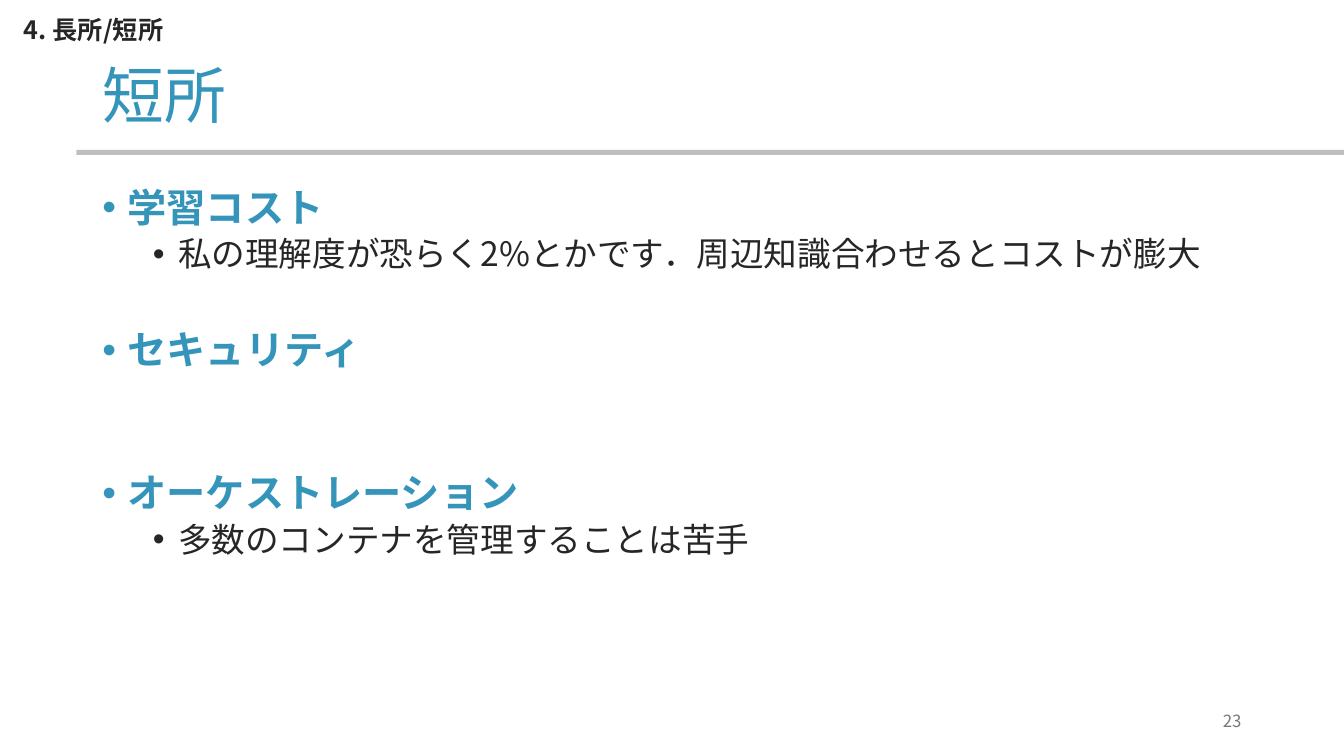
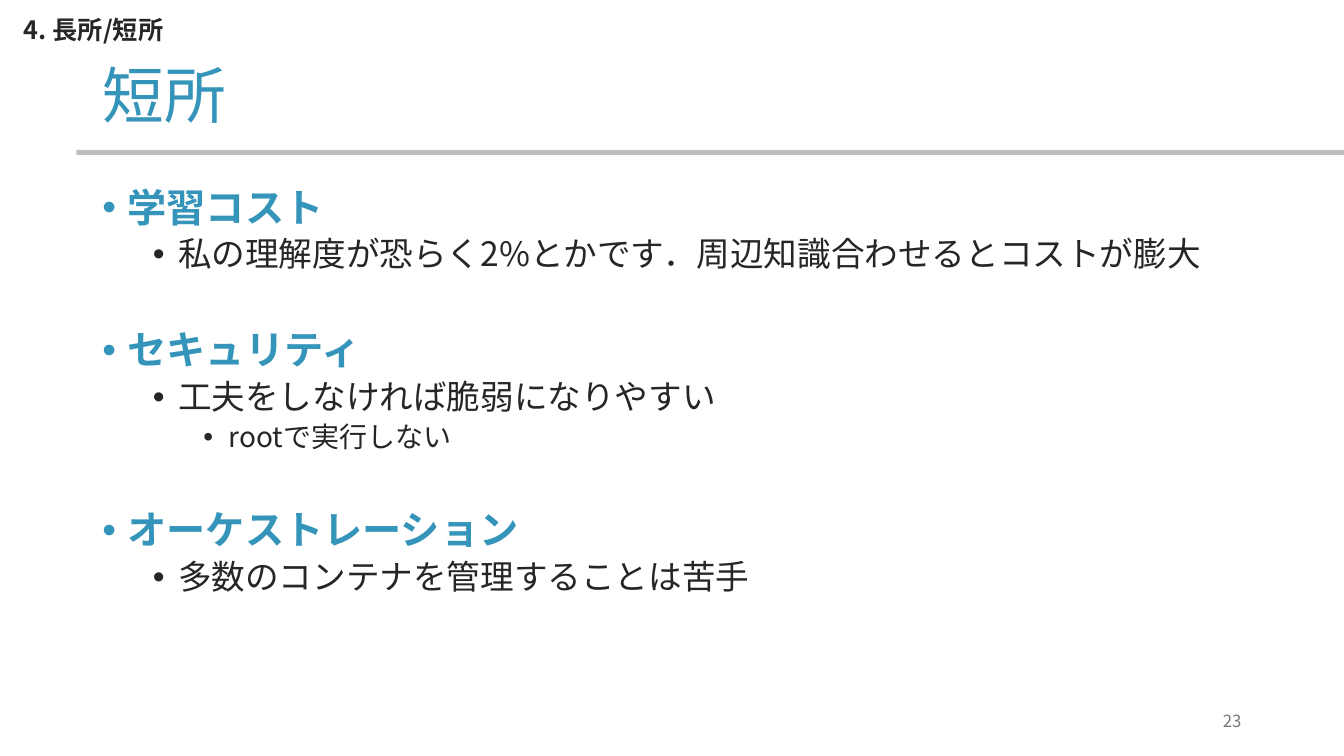
Before and after one commit to yamada-ai/java-prac, a slide deck: slide 23 of docker-container.pptx. Drawn at 1344x756 pixels with LibreOffice and Linux fonts; fonts in the diff are those of the drawing; background and template pictures are left out. Boxes give left, top, right and bottom in pixels: in the first picture for what was removed or moved away, otherwise in the second. Text is boxed around its words. In the diff, an @@ line names an element or a change of style, - is before the commit and + after.

```diff
--- a/docker-container.pptx
+++ b/docker-container.pptx
@@ text at (x1=178, y1=380, x2=716, y2=450): paragraphs added @@
+  • 工夫をしなければ脆弱になりやすい
+    • rootで実行しない
```
Also in this commit, not shown: 8 other slides changed, 3 slides added, 1 slide removed.
